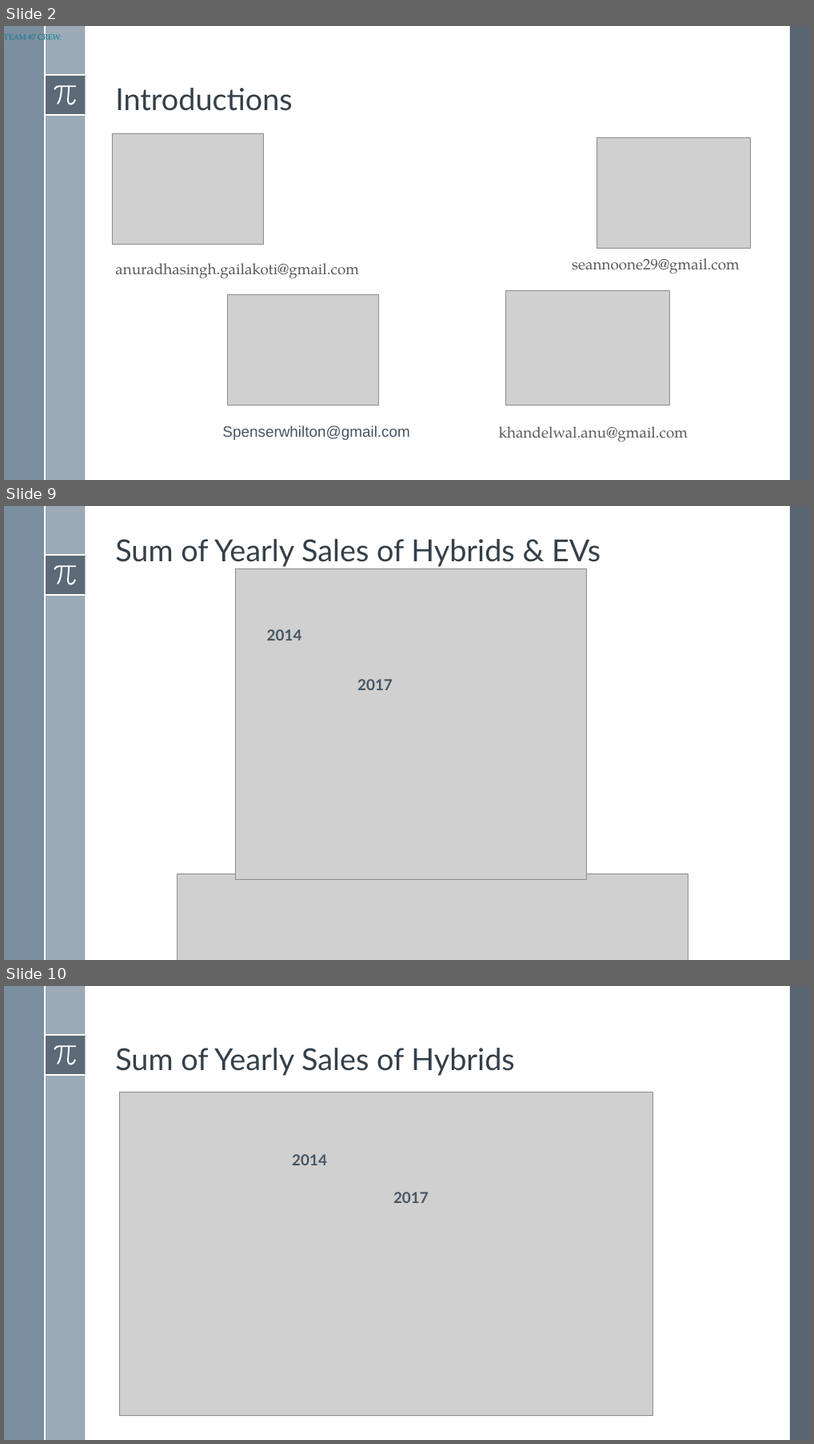
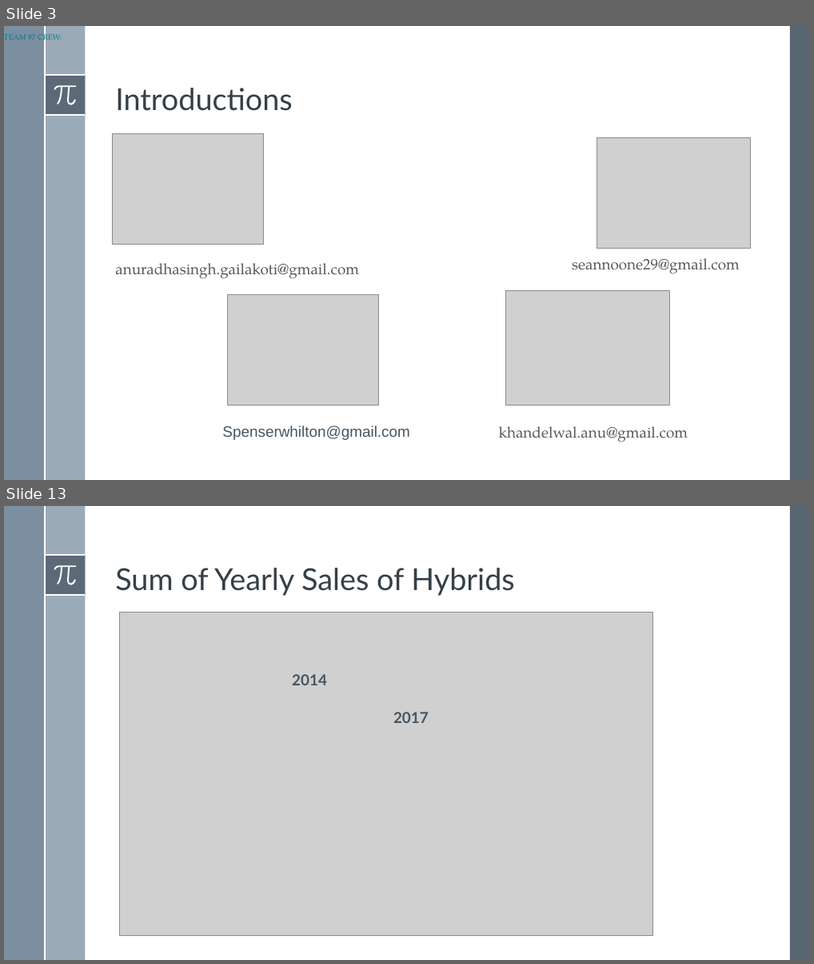
Before and after one commit to SpenserHilton/BootcampProj1, a slide deck: Project1_Presentation_EV.pptx. Shown one above the other, each under a label of ours: slides 2, 9 and 10 before the commit, slides 3 and 13 after it; the slides between them are not shown. The pictures are 814x1444 and 814x964 pixels, drawn with LibreOffice and Linux fonts; fonts in the diff are those of the drawing; grey boxes stand for pictures. Boxes give left, top, right and bottom in pixels: in the first picture for what was removed or moved away, otherwise in the second. Text is boxed around its words. In the diff, an @@ line names an element or a change of style, - is before the commit and + after.

```diff
--- a/Project1_Presentation_EV.pptx
+++ b/Project1_Presentation_EV.pptx
@@ slide 9 removed at (4,506,810,960), background #FFFFFF; not listed: 8 template elements that a slide beside it also shows @@
@@ title removed at (115,539,601,567) @@
-Sum of Yearly Sales of Hybrids & EVs
@@ picture removed at (236,569,586,879) @@
@@ text removed at (267,629,302,640) @@
-2014
@@ text removed at (358,679,393,690) @@
-2017
@@ picture removed at (178,874,689,960) @@
@@ what was slide 2 is now slide 3 @@
@@ what was slide 10 is now slide 13 @@
```
Also in this commit, not shown: 6 slides changed, 10 slides added, 11 other slides removed, 5 other files.
